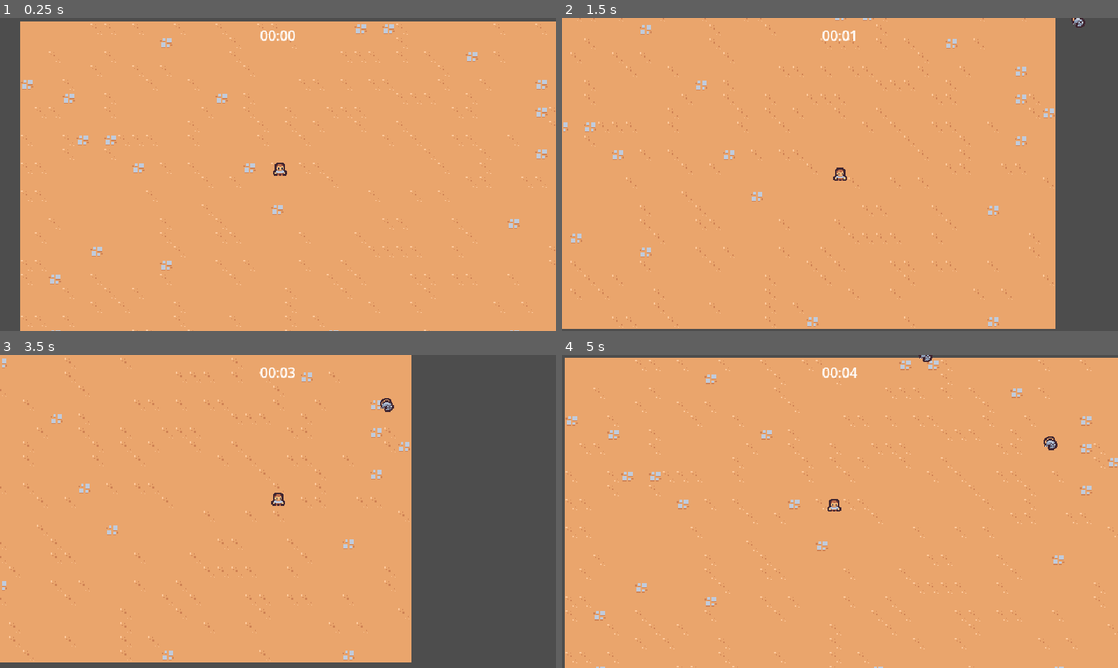
Above: before the commit, frames 1-4 (two rows, left to right).
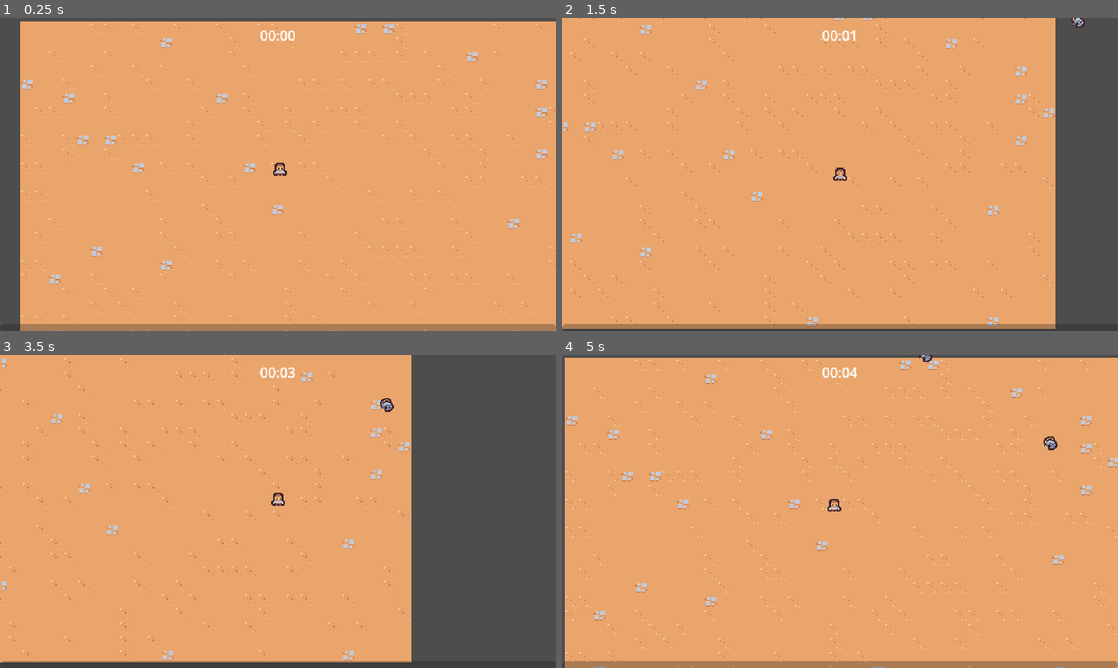
Above: after the commit, the same moments.

Repository: river-zero/FakepireSurvivors
Game: Godot game, scene res://scene/main/main.tscn
The game is run twice, just before and just after one commit, with the same random seed, the same clock (stepped at 60 frames per second) and the same inputs.
Inputs:
- Up to frame 1 (0.25 s): no input
- Up to frame 2 (1.5 s): hold D (move_right) 0.53-1.28 s; hold S (move_down) from 1.28 s (still down)
- Up to frame 3 (3.5 s): release S (move_down) at 2.03 s; hold D (move_right) 2.03-2.78 s; hold W (move_up) from 2.78 s (still down)
- Up to frame 4 (5 s): release W (move_up) at 3.53 s; hold A (move_left) from 3.53 s (still down)

The runs differ from the first frame. In frame 1, 2.1% of the frame differs, in the area x 3-100%, y 97-100%; in frame 2, 1.4%; in frame 3, 0.3%; in frame 4, 2.2%, in the area x 0-100%, y 97-100%.

Commit message:
추가: 물약 획득 시 경험치 바 상승

Diff:
--- a/project.godot
+++ b/project.godot
@@ -27,8 +27,8 @@
 
 window/size/viewport_width=640
 window/size/viewport_height=360
-window/size/window_width_override=1920
-window/size/window_height_override=1080
+window/size/window_width_override=1080
+window/size/window_height_override=720
 window/stretch/mode="viewport"
 
 [input]
--- /dev/null
+++ b/scene/ability/sword_ability/sword_ability.gd
@@ -0,0 +1,4 @@
+extends Node2D
+class_name SwordAbility
+
+@onready var hitbox_component: HitboxComponent = $HitboxComponent
--- a/scene/ability/sword_ability/sword_ability.tscn
+++ b/scene/ability/sword_ability/sword_ability.tscn
@@ -1,6 +1,8 @@
-[gd_scene load_steps=6 format=3 uid="uid://duwvshy4jklck"]
+[gd_scene load_steps=8 format=3 uid="uid://duwvshy4jklck"]
 
 [ext_resource type="Texture2D" uid="uid://rswvodleb7fa" path="res://scene/ability/sword_ability/sword.png" id="1_83j5j"]
+[ext_resource type="Script" path="res://scene/ability/sword_ability/sword_ability.gd" id="1_g5j0s"]
+[ext_resource type="PackedScene" uid="uid://cnirq617bjfqa" path="res://scene/component/hitbox_component.tscn" id="2_yx0sl"]
 
 [sub_resource type="Animation" id="Animation_gpm0m"]
 length = 0.001
@@ -31,7 +33,7 @@
 tracks/2/type = "value"
 tracks/2/imported = false
 tracks/2/enabled = true
-tracks/2/path = NodePath("Area2D/CollisionShape2D:disabled")
+tracks/2/path = NodePath("HitboxComponent/CollisionShape2D:disabled")
 tracks/2/interp = 1
 tracks/2/loop_wrap = true
 tracks/2/keys = {
@@ -86,7 +88,7 @@
 tracks/3/type = "value"
 tracks/3/imported = false
 tracks/3/enabled = true
-tracks/3/path = NodePath("Area2D/CollisionShape2D:disabled")
+tracks/3/path = NodePath("HitboxComponent/CollisionShape2D:disabled")
 tracks/3/interp = 1
 tracks/3/loop_wrap = true
 tracks/3/keys = {
@@ -102,10 +104,11 @@
 "swing": SubResource("Animation_r2361")
 }
 
-[sub_resource type="RectangleShape2D" id="RectangleShape2D_o6wt7"]
+[sub_resource type="RectangleShape2D" id="RectangleShape2D_4hhiw"]
 size = Vector2(30, 30)
 
 [node name="SwordAbility" type="Node2D"]
+script = ExtResource("1_g5j0s")
 
 [node name="AnimationPlayer" type="AnimationPlayer" parent="."]
 libraries = {
@@ -117,11 +120,9 @@
 texture = ExtResource("1_83j5j")
 offset = Vector2(0, -4)
 
-[node name="Area2D" type="Area2D" parent="."]
-collision_layer = 4
-collision_mask = 0
+[node name="HitboxComponent" parent="." instance=ExtResource("2_yx0sl")]
 
-[node name="CollisionShape2D" type="CollisionShape2D" parent="Area2D"]
+[node name="CollisionShape2D" type="CollisionShape2D" parent="HitboxComponent"]
 position = Vector2(15, 0)
-shape = SubResource("RectangleShape2D_o6wt7")
+shape = SubResource("RectangleShape2D_4hhiw")
 disabled = true
--- a/scene/ability/sword_ability_controller/sword_ability_controller.gd
+++ b/scene/ability/sword_ability_controller/sword_ability_controller.gd
@@ -3,6 +3,7 @@
 const MAX_RANGE = 150
 
 @export var sword_ability: PackedScene
+var damage = 5
 
 func _ready():
 	$Timer.timeout.connect(on_timer_timeout)
@@ -26,8 +27,10 @@
 		return a_distance < b_distance
 	)
 
-	var sword_instance = sword_ability.instantiate() as Node2D
+	var sword_instance = sword_ability.instantiate() as SwordAbility
 	player.get_parent().add_child(sword_instance)
+	sword_instance.hitbox_component.damage = damage
+
 	sword_instance.global_position = enemies[0].global_position
 	sword_instance.global_position += Vector2.RIGHT.rotated(randf_range(0, TAU)) * 4
 
--- /dev/null
+++ b/scene/component/hitbox_component.gd
@@ -0,0 +1,4 @@
+extends Area2D
+class_name HitboxComponent
+
+var damage = 0
--- /dev/null
+++ b/scene/component/hitbox_component.tscn
@@ -0,0 +1,8 @@
+[gd_scene load_steps=2 format=3 uid="uid://cnirq617bjfqa"]
+
+[ext_resource type="Script" path="res://scene/component/hitbox_component.gd" id="1_o7s68"]
+
+[node name="HitboxComponent" type="Area2D"]
+collision_layer = 4
+collision_mask = 0
+script = ExtResource("1_o7s68")
--- /dev/null
+++ b/scene/component/hurtbox_component.gd
@@ -0,0 +1,17 @@
+extends Area2D
+class_name  HurtboxComponent
+
+@export var health_component: Node
+
+func _ready():
+	area_entered.connect(on_area_entered)
+
+func on_area_entered(other_area: Area2D):
+	if not other_area is HitboxComponent:
+		return
+
+	if health_component == null:
+		return
+
+	var hitbox_component = other_area as HitboxComponent
+	health_component.damage(hitbox_component.damage)
--- /dev/null
+++ b/scene/component/hurtbox_component.tscn
@@ -0,0 +1,8 @@
+[gd_scene load_steps=2 format=3 uid="uid://bewtpjvcfuj30"]
+
+[ext_resource type="Script" path="res://scene/component/hurtbox_component.gd" id="1_2k0u4"]
+
+[node name="HurtboxComponent" type="Area2D"]
+collision_layer = 0
+collision_mask = 4
+script = ExtResource("1_2k0u4")
--- a/scene/game_object/basic_enemy/basic_enemy.gd
+++ b/scene/game_object/basic_enemy/basic_enemy.gd
@@ -3,9 +3,6 @@
 const MAX_SPEED = 40
 
 @onready var health_component: HealthComponent = $HealthComponent
-
-func _ready():
-	$Area2D.area_entered.connect(on_area_entered)
 
 func _process(delta):
 	var direction = get_direction_to_player()
@@ -17,6 +14,3 @@
 	if player_node != null:
 		return (player_node.global_position - global_position).normalized()
 	return Vector2.ZERO
-
-func on_area_entered(other_area: Area2D):
-	health_component.damage(100)
--- a/scene/game_object/basic_enemy/basic_enemy.tscn
+++ b/scene/game_object/basic_enemy/basic_enemy.tscn
@@ -1,12 +1,13 @@
-[gd_scene load_steps=8 format=3 uid="uid://6opkj4grn7va"]
+[gd_scene load_steps=9 format=3 uid="uid://6opkj4grn7va"]
 
 [ext_resource type="Texture2D" uid="uid://dg3h13ae4nh6x" path="res://scene/game_object/basic_enemy/basic_enemy.png" id="1_747r8"]
 [ext_resource type="Script" path="res://scene/game_object/basic_enemy/basic_enemy.gd" id="1_ljc1s"]
 [ext_resource type="PackedScene" uid="uid://da758g1v4sf3m" path="res://scene/component/health_component.tscn" id="2_ev1b8"]
 [ext_resource type="PackedScene" uid="uid://dnskr0mu1gh0n" path="res://scene/component/vial_drop_component.tscn" id="3_74rbu"]
 [ext_resource type="PackedScene" uid="uid://bdcqk43f0t1bx" path="res://scene/game_object/experience_vial/experience_vial.tscn" id="4_djlqj"]
+[ext_resource type="PackedScene" uid="uid://bewtpjvcfuj30" path="res://scene/component/hurtbox_component.tscn" id="5_tiw3b"]
 
-[sub_resource type="CircleShape2D" id="CircleShape2D_kuywg"]
+[sub_resource type="CircleShape2D" id="CircleShape2D_u8dvn"]
 radius = 12.0
 
 [sub_resource type="CircleShape2D" id="CircleShape2D_oougs"]
@@ -20,16 +21,15 @@
 [node name="HealthComponent" parent="." instance=ExtResource("2_ev1b8")]
 
 [node name="VialDropComponent" parent="." node_paths=PackedStringArray("health_component") instance=ExtResource("3_74rbu")]
+health_component = NodePath("../HealthComponent")
 vial_scene = ExtResource("4_djlqj")
+
+[node name="HurtboxComponent" parent="." node_paths=PackedStringArray("health_component") instance=ExtResource("5_tiw3b")]
 health_component = NodePath("../HealthComponent")
 
-[node name="Area2D" type="Area2D" parent="."]
-collision_layer = 0
-collision_mask = 4
-
-[node name="CollisionShape2D" type="CollisionShape2D" parent="Area2D"]
+[node name="CollisionShape2D" type="CollisionShape2D" parent="HurtboxComponent"]
 position = Vector2(0, -5)
-shape = SubResource("CircleShape2D_kuywg")
+shape = SubResource("CircleShape2D_u8dvn")
 
 [node name="Sprite2D" type="Sprite2D" parent="."]
 texture = ExtResource("1_747r8")
--- a/scene/main/main.tscn
+++ b/scene/main/main.tscn
@@ -6,12 +6,16 @@
 [ext_resource type="PackedScene" uid="uid://dfn7m08v7tca4" path="res://scene/ui/arena_time_ui.tscn" id="1_bt7ad"]
 [ext_resource type="PackedScene" uid="uid://dmohj5ifoxdif" path="res://scene/game_object/game_camera/game_camera.tscn" id="1_ca2vl"]
 [ext_resource type="PackedScene" uid="uid://d2uver3d4ytsj" path="res://scene/manager/arena_time_manager.tscn" id="2_ktbfb"]
+[ext_resource type="PackedScene" uid="uid://b5cjn3ofeklff" path="res://scene/ui/experience_bar.tscn" id="2_s4vjx"]
 [ext_resource type="PackedScene" uid="uid://nqicyhgdwmkp" path="res://scene/manager/experience_manager.tscn" id="4_bqu3s"]
 
 [node name="Main" type="Node"]
 
 [node name="ArenaTimeUI" parent="." node_paths=PackedStringArray("arena_time_manager") instance=ExtResource("1_bt7ad")]
 arena_time_manager = NodePath("../ArenaTimeManager")
+
+[node name="ExperienceBar" parent="." node_paths=PackedStringArray("experience_manager") instance=ExtResource("2_s4vjx")]
+experience_manager = NodePath("../ExperienceManager")
 
 [node name="ArenaTimeManager" parent="." instance=ExtResource("2_ktbfb")]
 
--- a/scene/manager/experience_manager.gd
+++ b/scene/manager/experience_manager.gd
@@ -1,13 +1,24 @@
 extends Node
 
+signal experience_updated(current_experience: float, target_experience: float)
+
+const TARGET_EXPERIENCE_GROWTH = 5
+
 var current_experience = 0
+var current_level = 1
+var target_experience = 5
 
 func _ready():
 	GameEvent.experience_vial_collected.connect(on_experience_vial_collected)
 
 func increment_experience(number: float):
-	current_experience += number
-	print(current_experience)
+	current_experience = min(current_experience + number, target_experience)
+	experience_updated.emit(current_experience, target_experience)
+	if current_experience == target_experience:
+		current_level += 1
+		target_experience += TARGET_EXPERIENCE_GROWTH
+		current_experience = 0
+		experience_updated.emit(current_experience, target_experience)
 
 func on_experience_vial_collected(number: float):
 	increment_experience(number)
--- /dev/null
+++ b/scene/ui/experience_bar.gd
@@ -0,0 +1,12 @@
+extends CanvasLayer
+
+@export var experience_manager: Node
+@onready var progress_bar = $MarginContainer/ProgressBar
+
+func _ready():
+	progress_bar.value = 0
+	experience_manager.experience_updated.connect(on_experience_updated)
+
+func on_experience_updated(current_experience: float, target_experience: float):
+	var percent = current_experience / target_experience
+	progress_bar.value = percent
--- /dev/null
+++ b/scene/ui/experience_bar.tscn
@@ -0,0 +1,23 @@
+[gd_scene load_steps=2 format=3 uid="uid://b5cjn3ofeklff"]
+
+[ext_resource type="Script" path="res://scene/ui/experience_bar.gd" id="1_voxwa"]
+
+[node name="ExperienceBar" type="CanvasLayer"]
+script = ExtResource("1_voxwa")
+
+[node name="MarginContainer" type="MarginContainer" parent="."]
+anchors_preset = 15
+anchor_right = 1.0
+anchor_bottom = 1.0
+grow_horizontal = 2
+grow_vertical = 2
+mouse_filter = 2
+
+[node name="ProgressBar" type="ProgressBar" parent="MarginContainer"]
+custom_minimum_size = Vector2(0, 8)
+layout_mode = 2
+size_flags_vertical = 8
+mouse_filter = 2
+max_value = 1.0
+value = 0.5
+show_percentage = false
Not shown: 1 places in scene/main/main.tscn that only renumber resources
